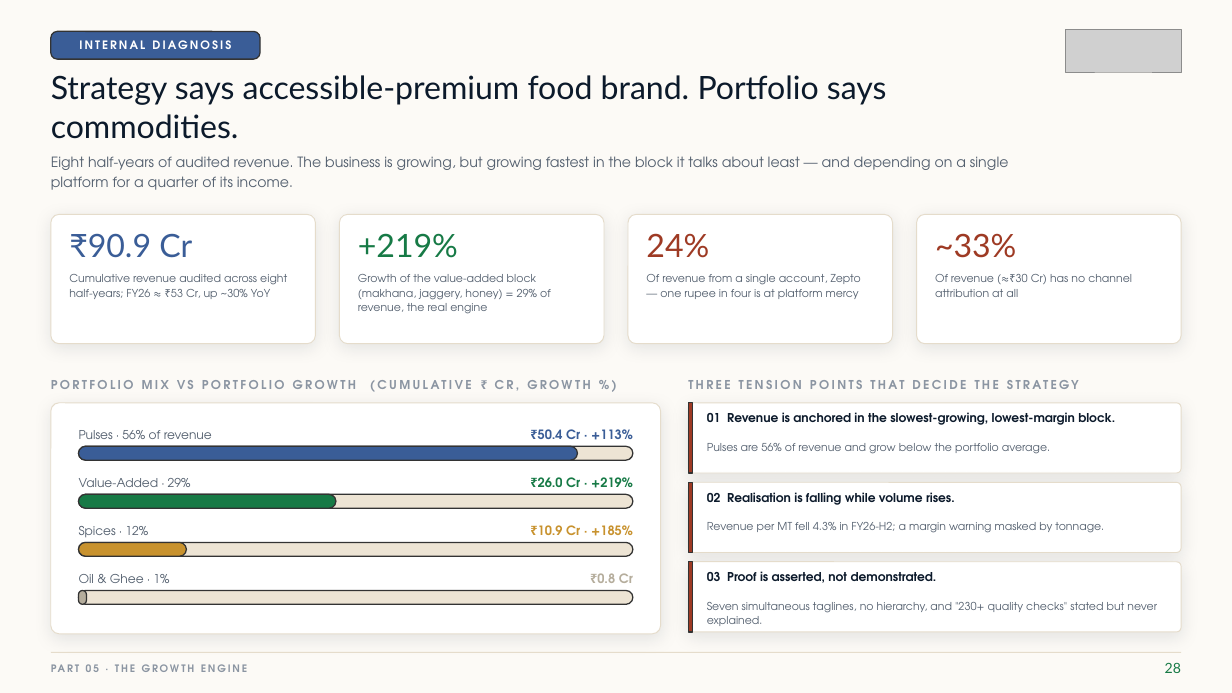
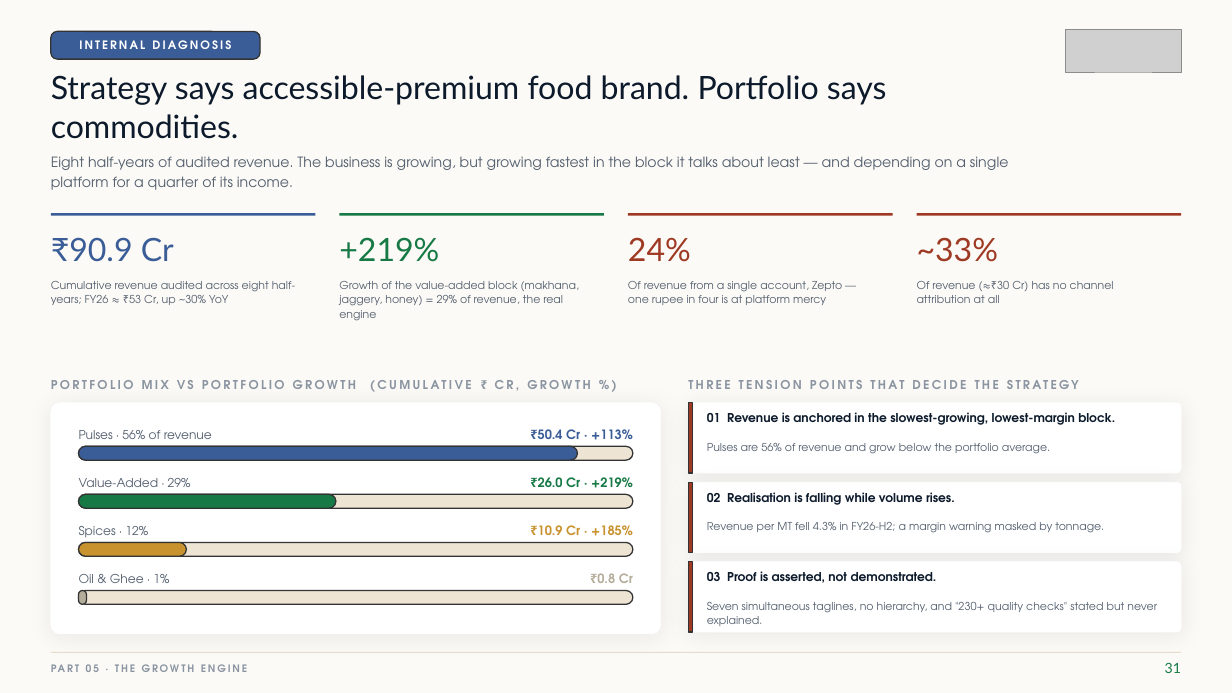
Before and after one commit to tirtham-spec/hopper-tessarakt, a slide deck: slide 32 of DHF-Honest-Farms-Deck.pptx (slide 29 before the commit). Drawn at 1232x693 pixels with LibreOffice and Linux fonts; fonts in the diff are those of the drawing; grey boxes stand for pictures. Boxes give left, top, right and bottom in pixels: in the first picture for what was removed or moved away, otherwise in the second. Text is boxed around its words. In the diff, an @@ line names an element or a change of style, - is before the commit and + after.

```diff
--- a/DHF-Honest-Farms-Deck.pptx
+++ b/DHF-Honest-Farms-Deck.pptx
@@ text "₹90.9 Cr": place and size @@
-text "₹90.9 Cr" at bbox=[69, 233, 192, 258]
+text "₹90.9 Cr" at bbox=[51, 237, 174, 262]
@@ rounded rectangle removed at bbox=[51, 214, 315, 344] @@
@@ line added from (51, 214) to (315, 214), #3A5D97 2 pt @@
@@ text "+219%": place and size @@
-text "+219%" at bbox=[358, 233, 458, 258]
+text "+219%" at bbox=[339, 237, 439, 262]
@@ rounded rectangle removed at bbox=[339, 214, 604, 344] @@
@@ line added from (339, 214) to (604, 214), #177A46 2 pt @@
@@ text "24%": place and size @@
-text "24%" at bbox=[646, 233, 709, 258]
+text "24%" at bbox=[628, 237, 691, 262]
@@ rounded rectangle removed at bbox=[628, 214, 893, 344] @@
@@ line added from (628, 214) to (893, 214), #9E3A24 2 pt @@
@@ text "~33%": place and size @@
-text "~33%" at bbox=[935, 233, 1016, 258]
+text "~33%" at bbox=[917, 237, 998, 262]
@@ rounded rectangle removed at bbox=[917, 214, 1181, 344] @@
@@ line added from (917, 214) to (1181, 214), #9E3A24 2 pt @@
@@ text "Cumulative revenue audited across eight ...": place and size @@
-text "Cumulative revenue audited across eight ..." at bbox=[69, 274, 287, 299]
+text "Cumulative revenue audited across eight ..." at bbox=[51, 281, 295, 305]
@@ text "Growth of the value-added block ...": place and size @@
-text "Growth of the value-added block ..." at bbox=[358, 274, 551, 314]
+text "Growth of the value-added block ..." at bbox=[339, 281, 579, 321]
@@ text "Of revenue from a single ...": place and size @@
-text "Of revenue from a single ..." at bbox=[646, 274, 861, 299]
+text "Of revenue from a single ..." at bbox=[628, 281, 842, 305]
@@ line spacing 1.1 to 1.14 in 4 elements at bbox=[51, 281, 295, 305], bbox=[339, 281, 579, 321], bbox=[628, 281, 842, 305], bbox=[917, 281, 1114, 303] @@
@@ text "Of revenue (≈₹30 Cr) has ...": place and size @@
-text "Of revenue (≈₹30 Cr) has ..." at bbox=[935, 274, 1132, 297]
+text "Of revenue (≈₹30 Cr) has ..." at bbox=[917, 281, 1114, 303]
@@ rounded rectangle at bbox=[51, 403, 661, 634]: outline #E5DCCB 0.75 pt to #FFFFFF 0.5 pt; shadow changed; proportions changed @@
@@ outline #E5DCCB 0.75 pt to #FFFFFF 0.5 pt; shadow changed in 3 elements at bbox=[689, 403, 1181, 473], bbox=[689, 482, 1181, 553], bbox=[689, 562, 1181, 632] @@
@@ text at bbox=[1165, 663, 1181, 673]: text changed @@
-28
+31
```
Also in this commit, not shown: 29 other slides changed, 4 slides added, 3 other files.
